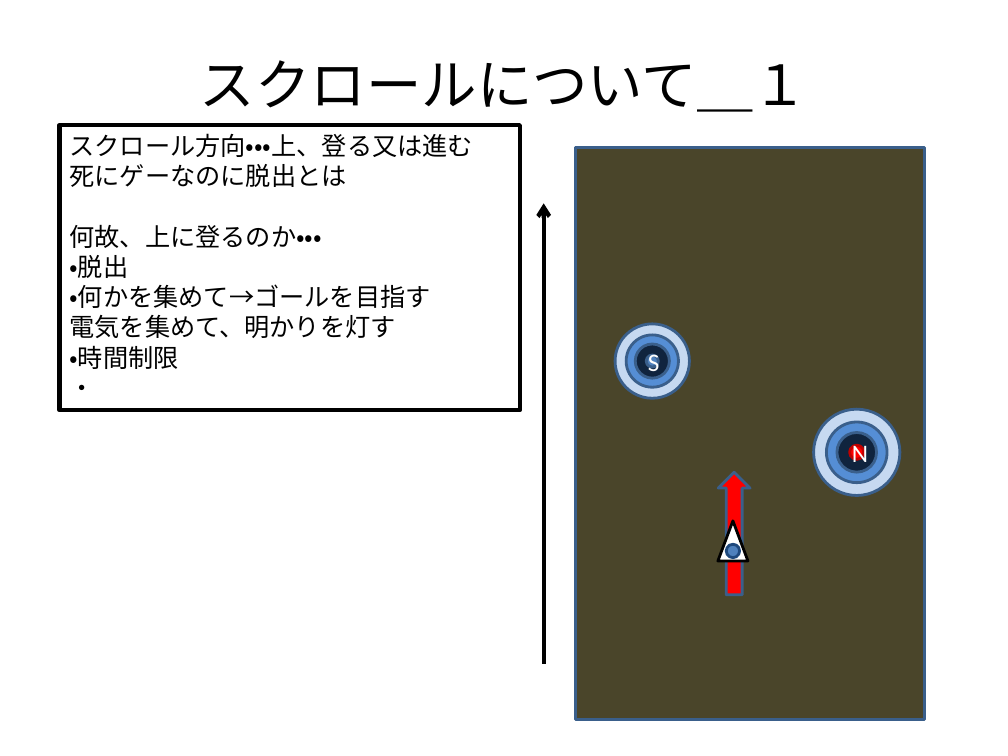
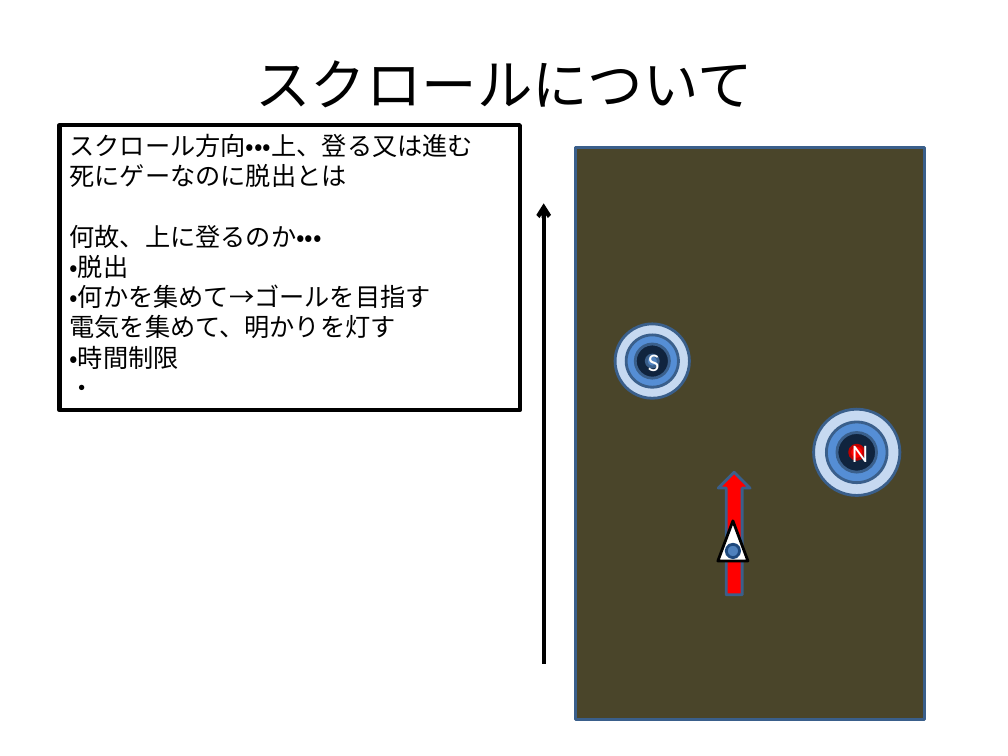
Before and after one commit to xtatrax/oldPrj-SchoolTask_BomberProject-public, a slide deck: slide 8 of Document/GamePlanning.pptx. Drawn at 1008x756 pixels with LibreOffice and Linux fonts; fonts in the diff are those of the drawing. Boxes give left, top, right and bottom in pixels: in the first picture for what was removed or moved away, otherwise in the second. Text is boxed around its words. In the diff, an @@ line names an element or a change of style, - is before the commit and + after.

```diff
--- a/Document/GamePlanning.pptx
+++ b/Document/GamePlanning.pptx
@@ title at <box>255,60,752,108</box>: text changed @@
-スクロールについて＿１
+スクロールについて
```
Also in this commit, not shown: 1 other slide changed, 2 slides added, 1 other file.
